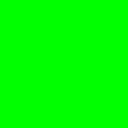
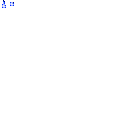
Revision of a layered (128, 128) image; what changed, layer by layer:
renamed "Layer #1" to "Background", hid it, moved it below "Colour" over (0, 0, 128, 128)
